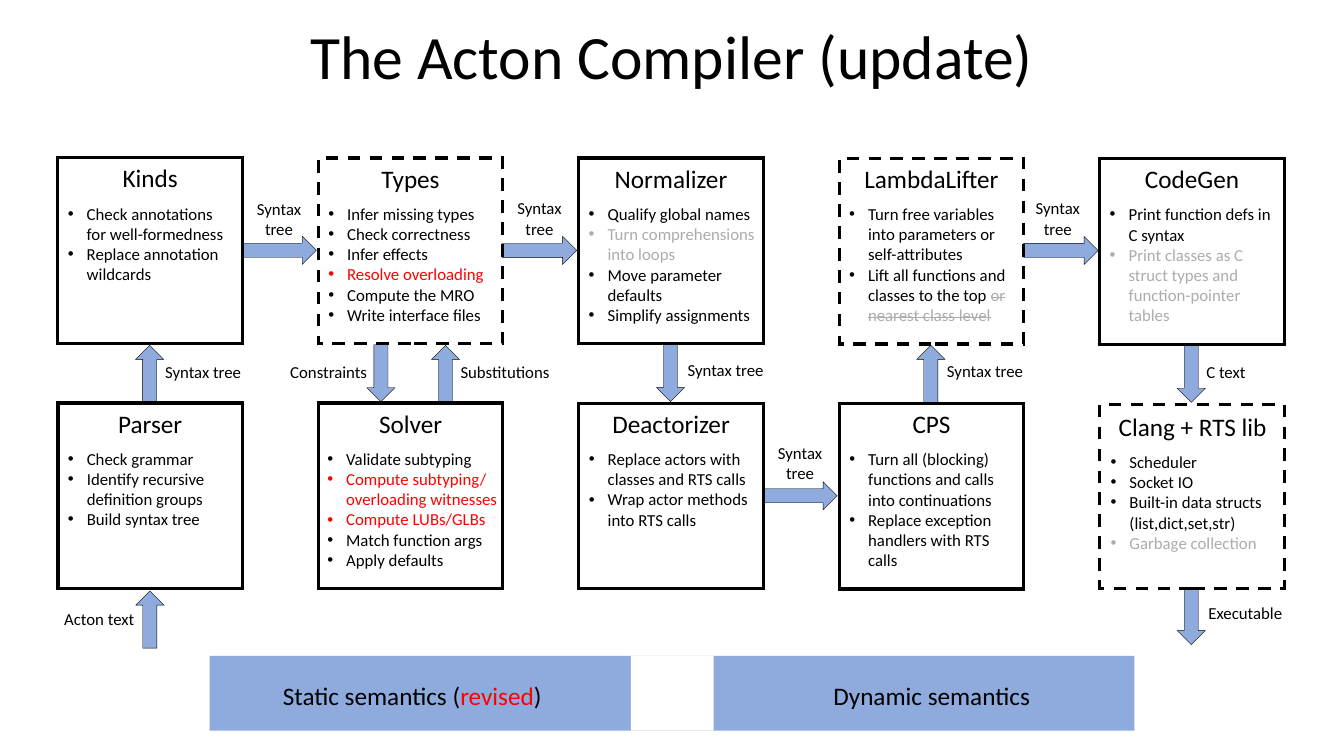
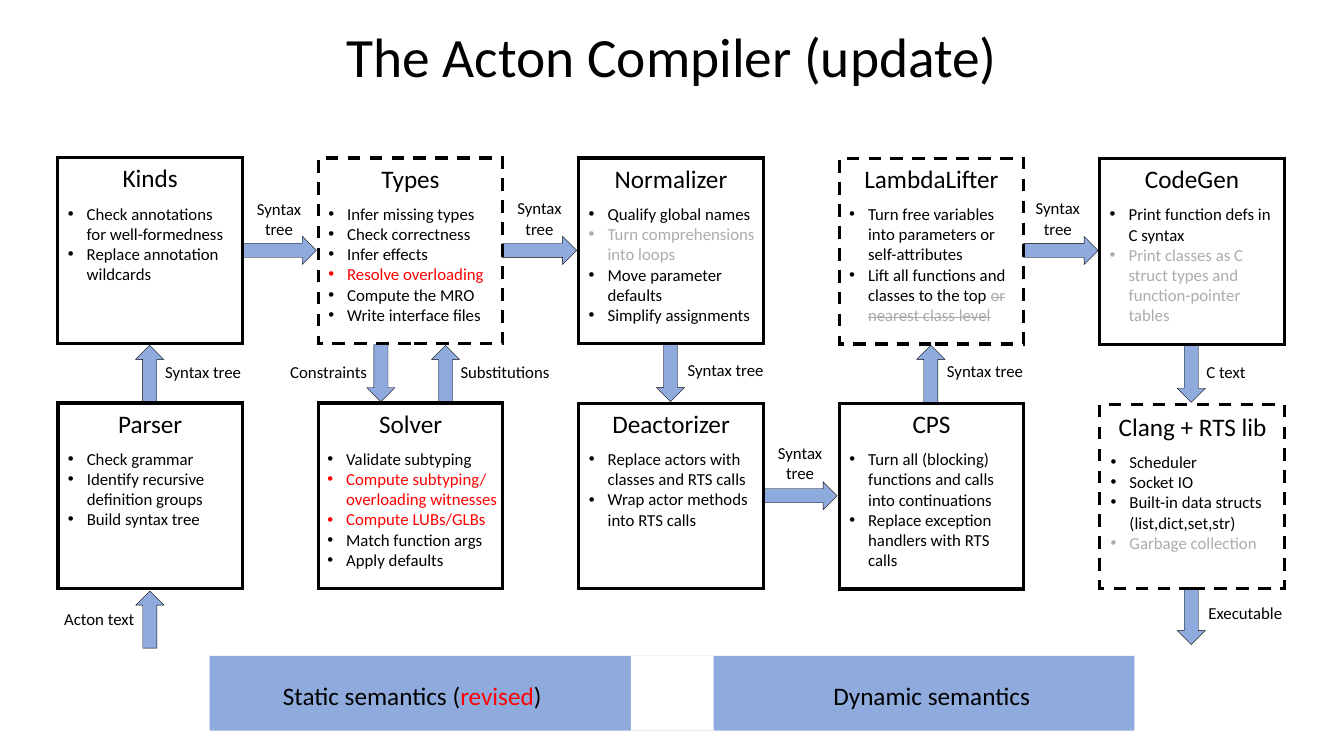
Before and after one commit to actonlang/acton, a slide deck: slide 4 of ActonCompiler.pptx. Drawn at 1344x756 pixels with LibreOffice and Linux fonts; fonts in the diff are those of the drawing. Boxes give left, top, right and bottom in pixels: in the first picture for what was removed or moved away, otherwise in the second. Text is boxed around its words. In the diff, an @@ line names an element or a change of style, - is before the commit and + after.

```diff
--- a/ActonCompiler.pptx
+++ b/ActonCompiler.pptx
@@ title "The Acton Compiler (update)" at (x1=347, y1=36, x2=996, y2=86): size 44 to 39.6 pt @@
```
Also in this commit, not shown: 6 other slides changed, 9 slides added.
